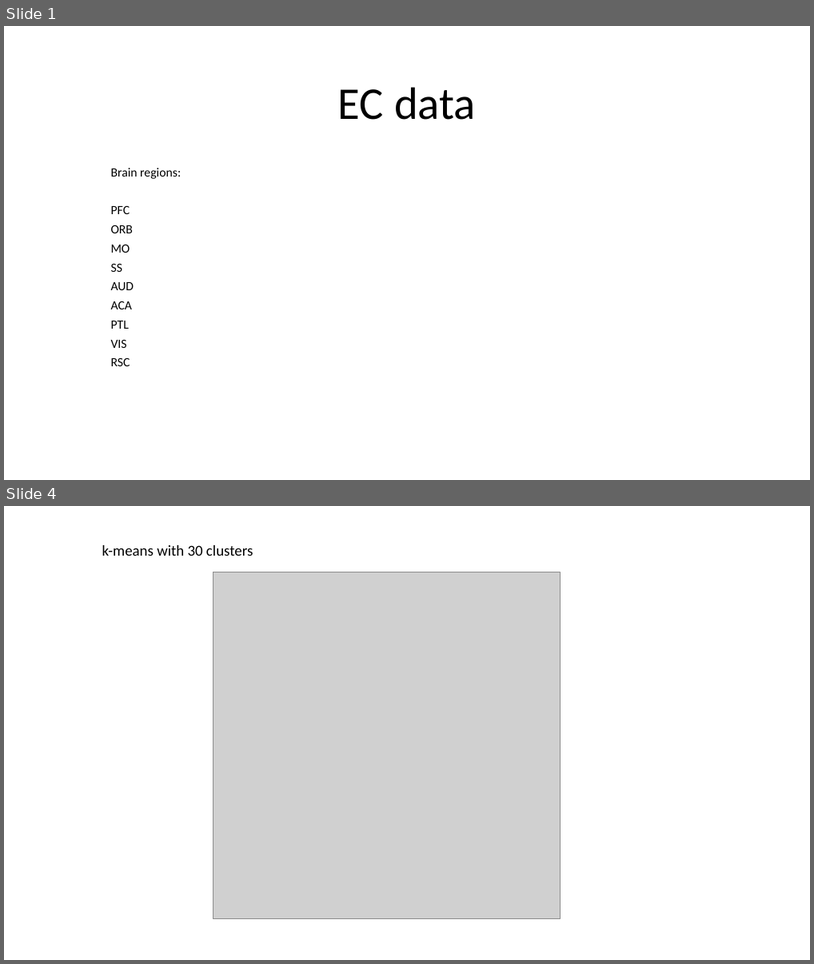
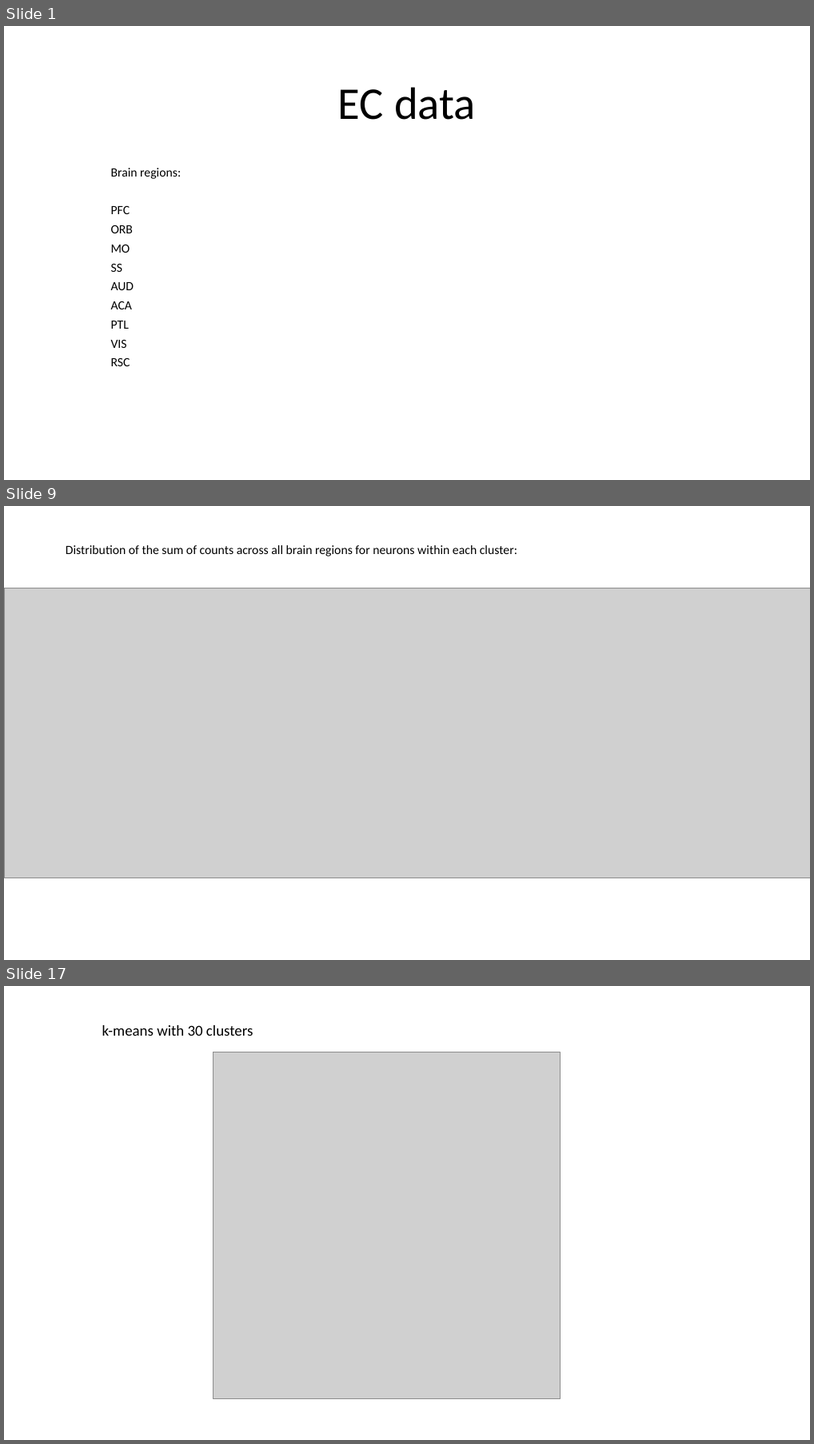
Before and after one commit to jinluliu550/MAPseq_analysis, a slide deck: jinlu/EC.pptx. Shown one above the other, each under a label of ours: slides 1 and 4 before the commit, slides 1, 9 and 17 after it; the slides between them are not shown. The pictures are 814x964 and 814x1444 pixels, drawn with LibreOffice and Linux fonts; fonts in the diff are those of the drawing; grey boxes stand for pictures. Boxes give left, top, right and bottom in pixels: in the first picture for what was removed or moved away, otherwise in the second. Text is boxed around its words. In the diff, an @@ line names an element or a change of style, - is before the commit and + after.

```diff
--- a/jinlu/EC.pptx
+++ b/jinlu/EC.pptx
@@ slide 9 added at [4, 506, 810, 960], background #FFFFFF @@
@@ text added at [66, 545, 518, 556], 15 pt, text #000000 @@
+Distribution of the sum of counts across all brain regions for neurons within each cluster:
@@ picture added at [4, 588, 810, 878] @@
@@ what was slide 4 is now slide 17 @@
```
Also in this commit, not shown: 18 other slides added, 3 slides removed, 25 other files.
